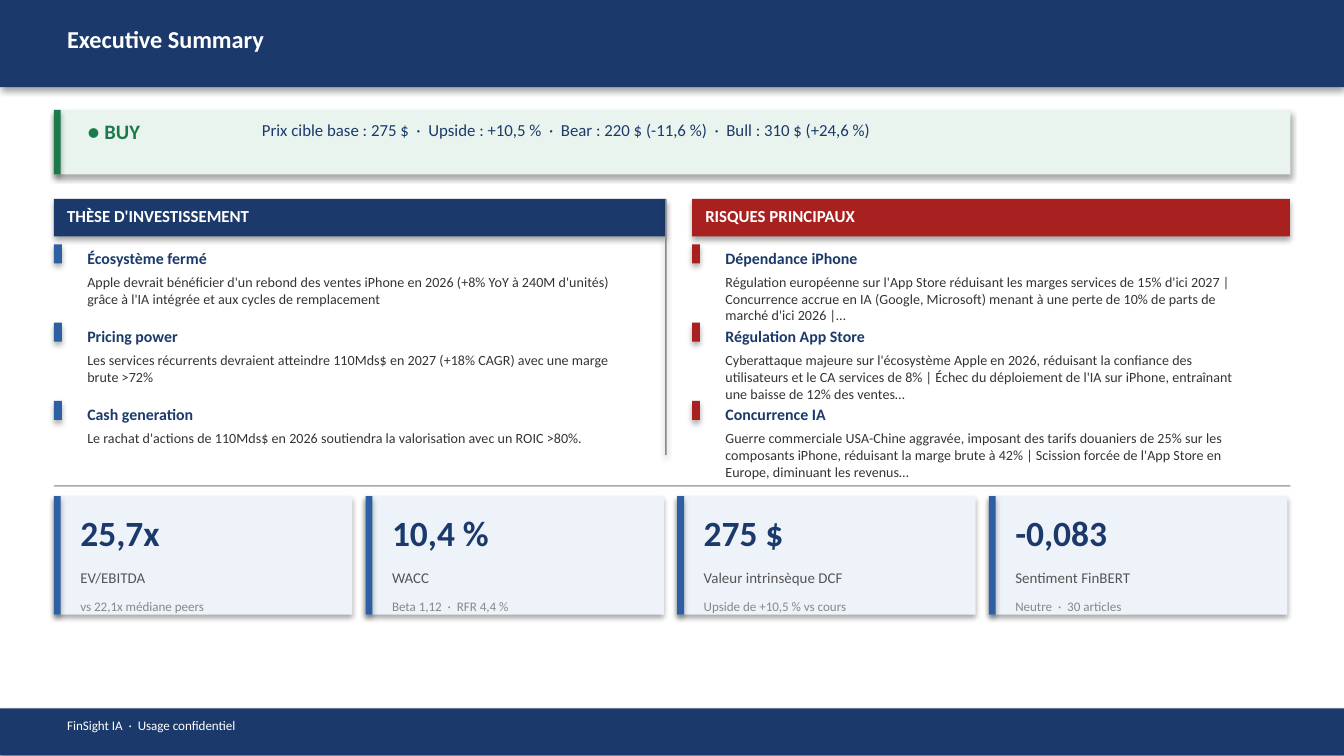
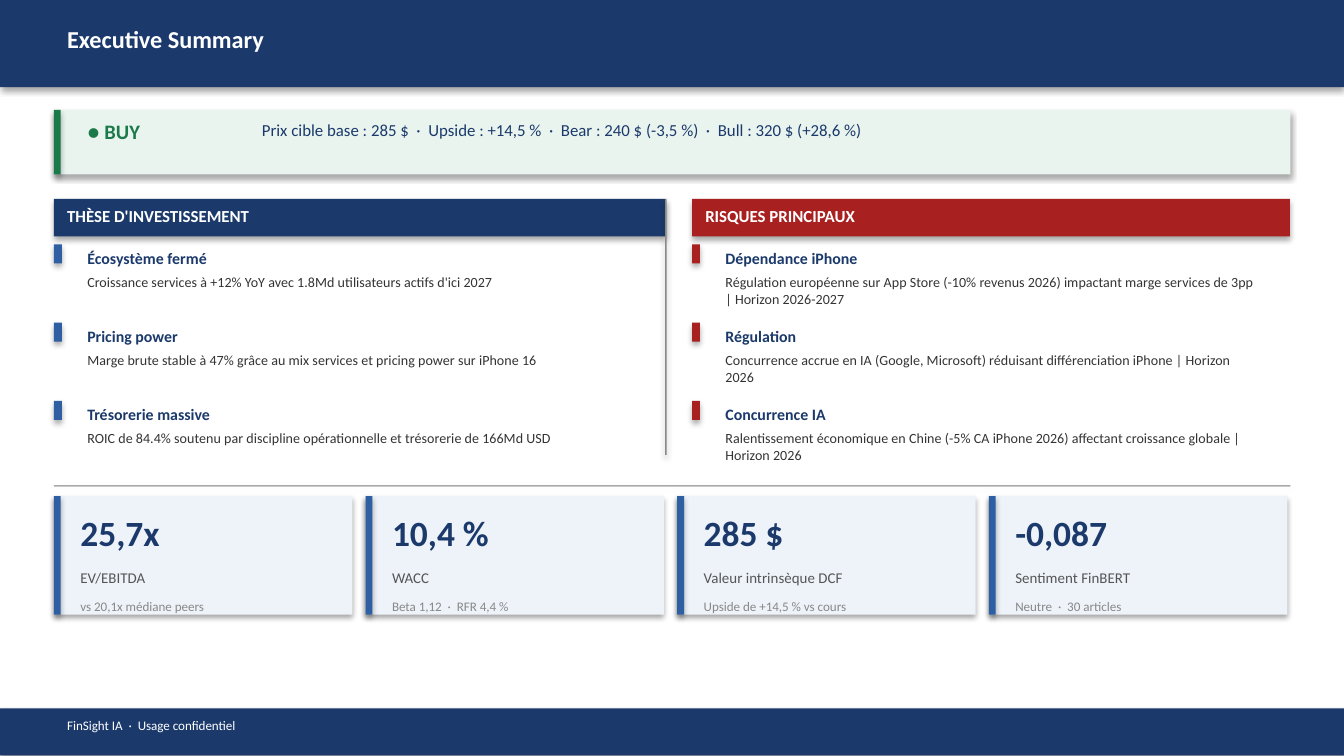
Before and after one commit to baptistejeh07-art/finsight-ia, a slide deck: slide 2 of preview/AAPL/AAPL_pitchbook.pptx. Drawn at 1344x756 pixels with LibreOffice and Linux fonts; fonts in the diff are those of the drawing. Boxes give left, top, right and bottom in pixels: in the first picture for what was removed or moved away, otherwise in the second. Text is boxed around its words. In the diff, an @@ line names an element or a change of style, - is before the commit and + after.

```diff
--- a/preview/AAPL/AAPL_pitchbook.pptx
+++ b/preview/AAPL/AAPL_pitchbook.pptx
@@ text at bbox=[262, 124, 840, 139]: text changed @@
-Prix cible base : 275 $ · Upside : +10,5 % · Bear : 220 $ (-11,6 %) · Bull : 310 $ (+24,6 %)
+Prix cible base : 285 $ · Upside : +14,5 % · Bear : 240 $ (-3,5 %) · Bull : 320 $ (+28,6 %)
@@ text at bbox=[87, 277, 493, 287]: text changed @@
-Apple devrait bénéficier d'un rebond des ventes iPhone en 2026 (+8% YoY à 240M d'unités) grâce à l'IA intégrée et aux cycles de remplacement
+Croissance services à +12% YoY avec 1.8Md utilisateurs actifs d'ici 2027
@@ text at bbox=[725, 277, 1253, 304]: text changed @@
-Régulation européenne sur l'App Store réduisant les marges services de 15% d'ici 2027 | Concurrence accrue en IA (Google, Microsoft) menant à une perte de 10% de parts de marché d'ici 2026 |…
+Régulation européenne sur App Store (-10% revenus 2026) impactant marge services de 3pp | Horizon 2026-2027
@@ text at bbox=[87, 355, 536, 368]: text changed @@
-Les services récurrents devraient atteindre 110Mds$ en 2027 (+18% CAGR) avec une marge brute >72%
+Marge brute stable à 47% grâce au mix services et pricing power sur iPhone 16
@@ text at bbox=[725, 331, 796, 345]: text changed @@
-Régulation App Store
+Régulation
@@ text at bbox=[725, 355, 1230, 382]: text changed @@
-Cyberattaque majeure sur l'écosystème Apple en 2026, réduisant la confiance des utilisateurs et le CA services de 8% | Échec du déploiement de l'IA sur iPhone, entraînant une baisse de 12% des ventes…
+Concurrence accrue en IA (Google, Microsoft) réduisant différenciation iPhone | Horizon 2026
@@ text at bbox=[87, 409, 210, 420]: text changed @@
-Cash generation
+Trésorerie massive
@@ text at bbox=[87, 433, 550, 446]: text changed @@
-Le rachat d'actions de 110Mds$ en 2026 soutiendra la valorisation avec un ROIC >80%.
+ROIC de 84.4% soutenu par discipline opérationnelle et trésorerie de 166Md USD
@@ text at bbox=[725, 433, 1231, 460]: text changed @@
-Guerre commerciale USA-Chine aggravée, imposant des tarifs douaniers de 25% sur les composants iPhone, réduisant la marge brute à 42% | Scission forcée de l'App Store en Europe, diminuant les revenus…
+Ralentissement économique en Chine (-5% CA iPhone 2026) affectant croissance globale | Horizon 2026
@@ text at bbox=[704, 521, 758, 547]: text changed @@
-275 $
+285 $
@@ text at bbox=[1015, 521, 1107, 551]: text changed @@
--0,083
+-0,087
@@ text at bbox=[80, 602, 204, 613]: text changed @@
-vs 22,1x médiane peers
+vs 20,1x médiane peers
@@ text at bbox=[704, 602, 846, 613]: text changed @@
-Upside de +10,5 % vs cours
+Upside de +14,5 % vs cours
```
Also in this commit, not shown: 14 other slides changed, 4 other files.
